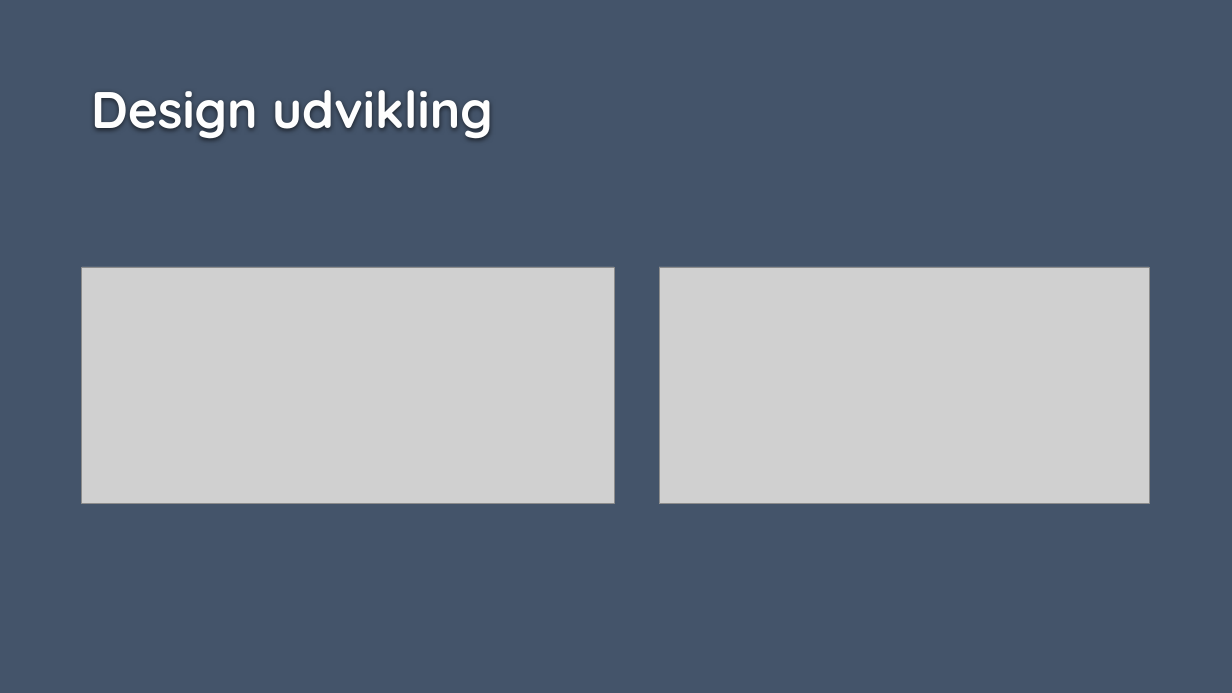
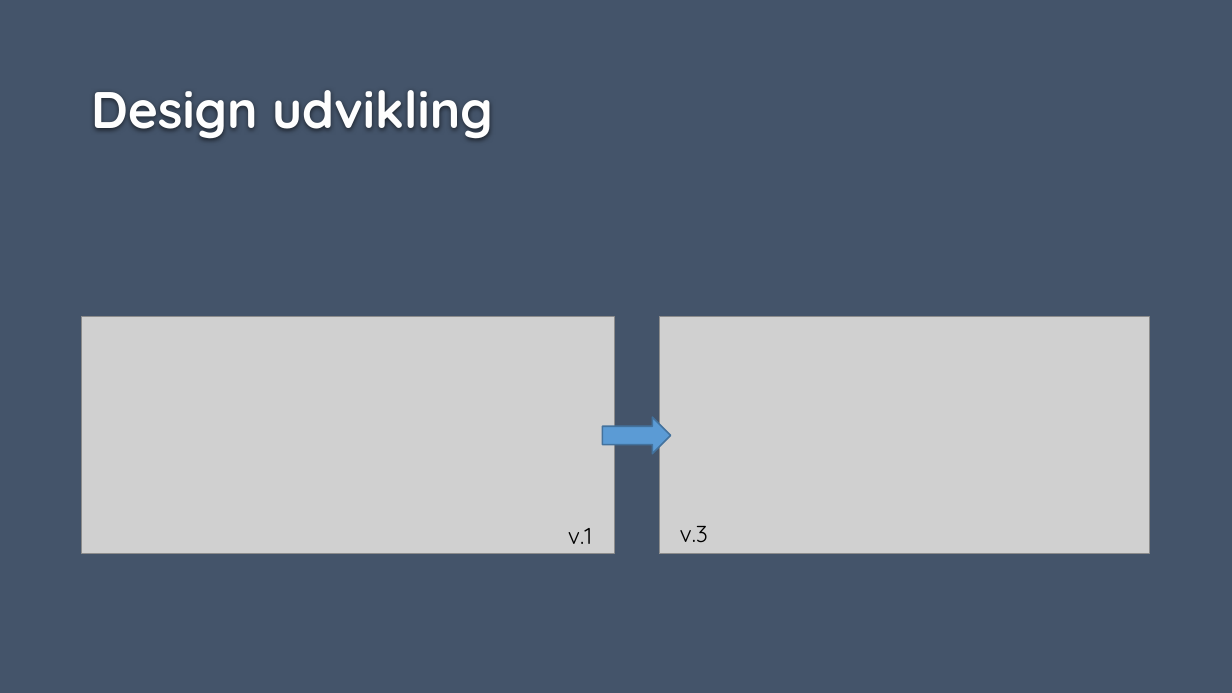
Before and after one commit to aag147/Breakfast, a slide deck: slide 6 of Breakfast Manager.pptx. Drawn at 1232x693 pixels with LibreOffice and Linux fonts; fonts in the diff are those of the drawing; grey boxes stand for pictures; background and template pictures are left out. Boxes give left, top, right and bottom in pixels: in the first picture for what was removed or moved away, otherwise in the second. Text is boxed around its words. In the diff, an @@ line names an element or a change of style, - is before the commit and + after.

Commit message:
Added a new design slide

```diff
--- a/Breakfast Manager.pptx
+++ b/Breakfast Manager.pptx
@@ picture: place and size @@
-picture at bbox=[82, 267, 615, 504]
+picture at bbox=[82, 317, 615, 554]
@@ picture: place and size @@
-picture at bbox=[659, 267, 1149, 504]
+picture at bbox=[659, 317, 1149, 554]
@@ right arrow added at bbox=[603, 417, 671, 454], fill #5B9BD5, outline #43739E 1.25 pt @@
@@ text added at bbox=[568, 528, 592, 544], 18 pt, text #000000 @@
+v.1
@@ text added at bbox=[680, 526, 708, 543], 18 pt, text #000000 @@
+v.3
```
Also in this commit, not shown: 2 other slides changed, 1 slide added.
